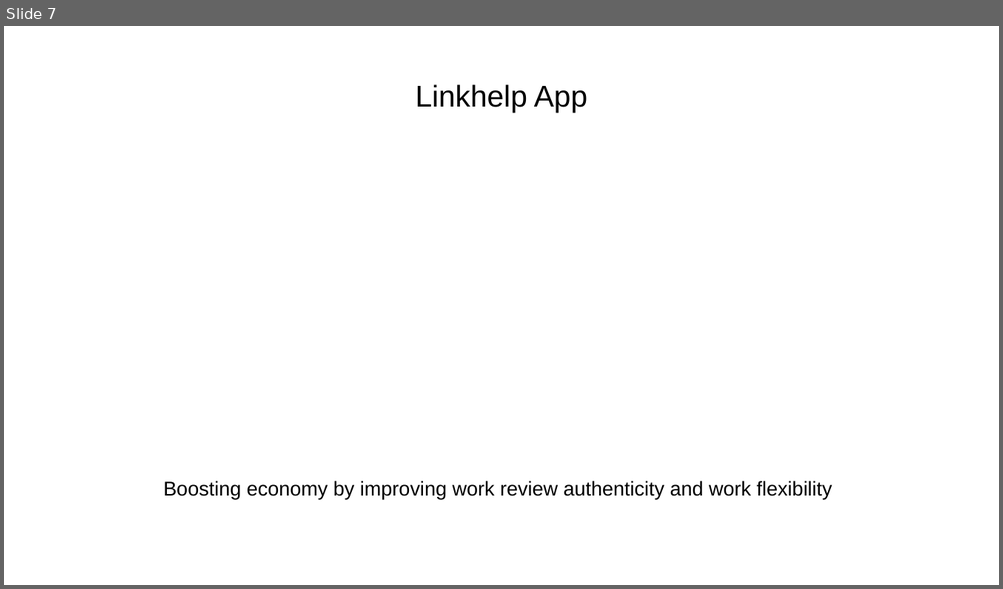
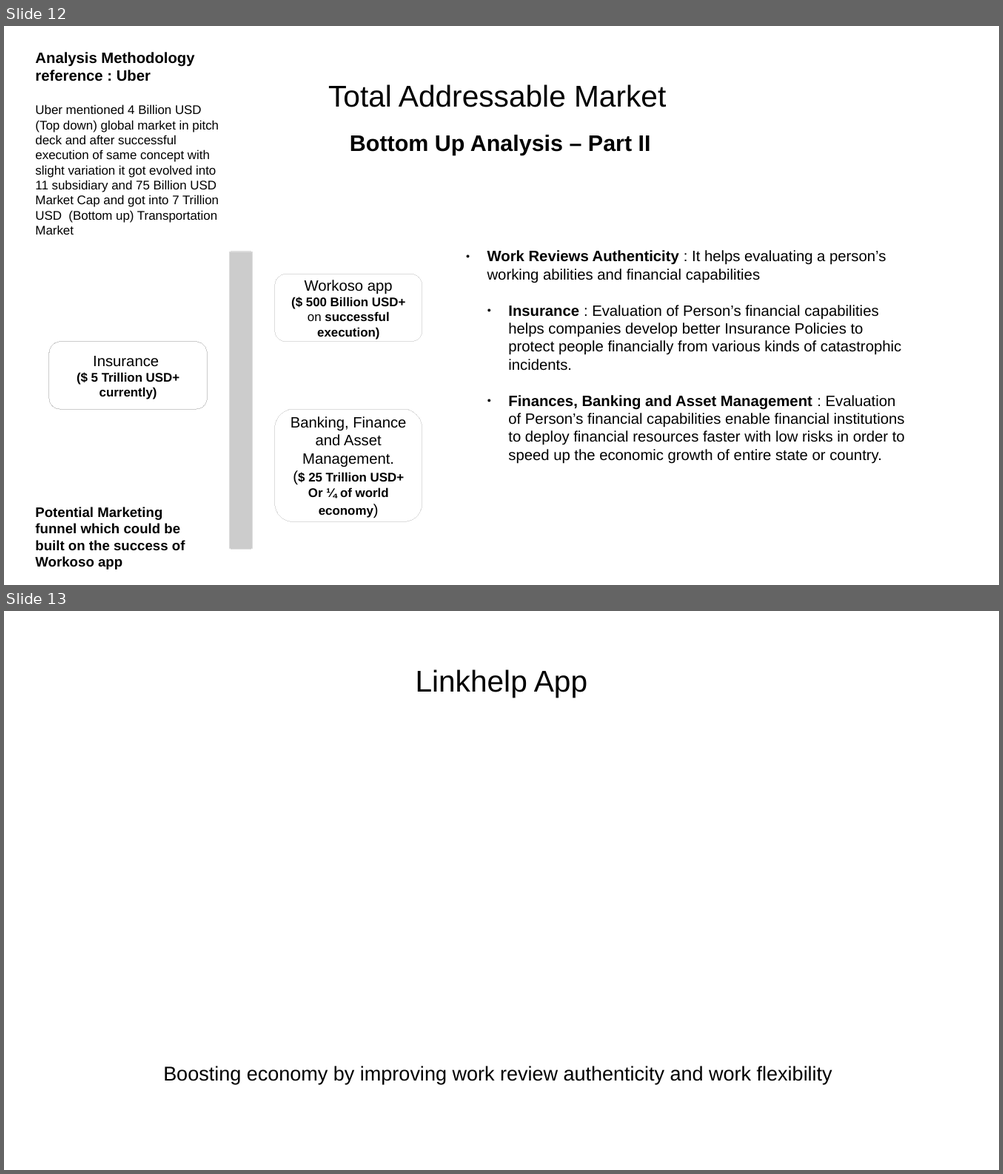
Before and after one commit to yashp241195/startupPitch, a slide deck: pitch.odp. Shown one above the other, each under a label of ours: slide 7 before the commit, slides 12 and 13 after it. The pictures are 1003x589 and 1003x1174 pixels, drawn with LibreOffice and Linux fonts; fonts in the diff are those of the drawing. Boxes give left, top, right and bottom in pixels: in the first picture for what was removed or moved away, otherwise in the second. Text is boxed around its words. In the diff, an @@ line names an element or a change of style, - is before the commit and + after.

```diff
--- a/pitch.odp
+++ b/pitch.odp
@@ slide 12 added at bbox=[4, 26, 999, 585], background #FFFFFF @@
@@ text added at bbox=[35, 52, 219, 235], 10 pt, text #000000 @@
+Analysis Methodology
+reference : Uber
+Uber mentioned 4 Billion USD (Top down) global market in pitch deck and after successful execution of same concept with slight variation it got evolved into 11 subsidiary and 75 Billion USD Market Cap and got into 7 Trillion USD (Bottom up) Transportation Market
@@ title added at bbox=[328, 84, 666, 107], 24 pt, text #000000 @@
+Total Addressable Market
@@ text added at bbox=[350, 135, 651, 156], 18 pt, text #000000, bold @@
+Bottom Up Analysis – Part II
@@ cylinder added at bbox=[230, 252, 252, 549], fill #CCCCCC, outline #DDDDDD 0 pt @@
@@ subtitle added at bbox=[487, 250, 905, 464], 12 pt, text #000000 @@
+● Work Reviews Authenticity : It helps evaluating a person’s working abilities and financial capabilities
+  ● Insurance : Evaluation of Person’s financial capabilities helps companies develop better Insurance Policies to protect people financially from various kinds of catastrophic incidents.
+  ● Finances, Banking and Asset Management : Evaluation of Person’s financial capabilities enable financial institutions to deploy financial resources faster with low risks in order to speed up the economic growth of entire state or country.
@@ rounded rectangle added at bbox=[275, 274, 422, 342], fill #FFFFFF, outline #DDDDDD 0 pt, 10 pt, text #000000, bold @@
+Workoso app
+($ 500 Billion USD+ on successful execution)
@@ rounded rectangle added at bbox=[49, 342, 207, 409], fill #FFFFFF, outline #CCCCCC 0 pt, 10 pt, text #000000, bold @@
+Insurance
+($ 5 Trillion USD+ currently)
@@ rounded rectangle added at bbox=[275, 409, 422, 523], fill #FFFFFF, outline #DDDDDD 0 pt, 12 pt, text #000000 @@
+Banking, Finance and Asset Management.
+($ 25 Trillion USD+
+Or ¼ of world economy)
@@ text added at bbox=[35, 507, 185, 570], 11 pt, text #000000, bold @@
+Potential Marketing funnel which could be built on the success of Workoso app
@@ what was slide 7 is now slide 13 @@
```
Also in this commit, not shown: 7 other slides added.
